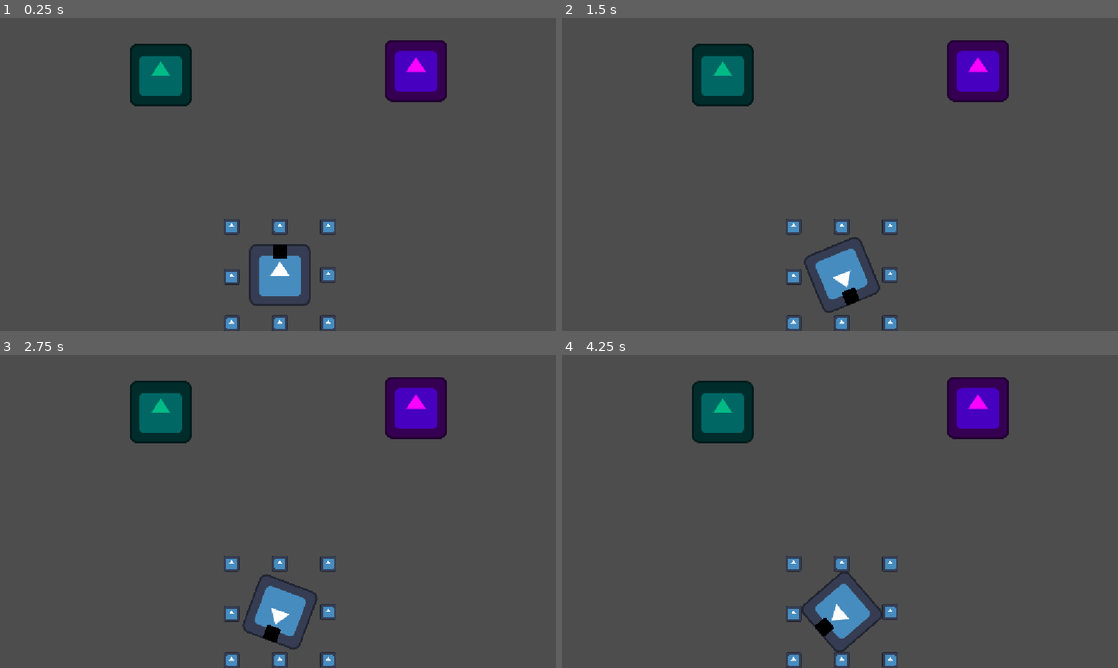
Above: before the commit, frames 1-4 (two rows, left to right).
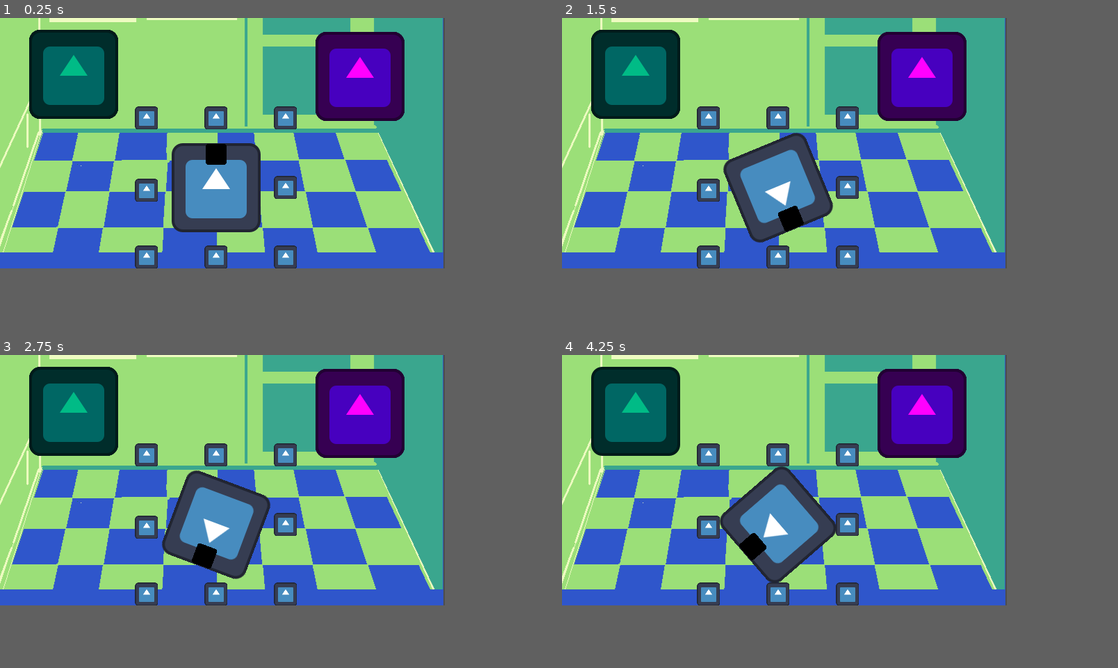
Above: after the commit, the same moments.

Repository: dephiloper/yeah-im-listening_ggj26
Game: Godot game, scene res://scenes/game.tscn
Same seed, same stepped clock (60 frames per second), same inputs: the game is played once before the commit and once after it. The engine's default icon, where the game draws it, is replaced by a stand-in: a white triangle on a blue panel in a dark square.
Inputs:
- Up to frame 1 (0.25 s): no input
- Up to frame 2 (1.5 s): tap Enter at 0.5 s; hold D (knob_01_right) 0.53-1.28 s; tap Space at 0.77 s; hold A (knob_01_left) from 1.28 s (still down)
- Up to frame 3 (2.75 s): tap Space at 1.52 s; release A (knob_01_left) at 2.03 s; hold D (knob_01_right) from 2.03 s (still down)
- Up to frame 4 (4.25 s): tap Space at 3.02, 3.77 s; release D (knob_01_right) at 3.53 s; hold A (knob_01_left) from 3.53 s (still down)
The window is 800x450 before the commit and 640x360 after it. Grey fills any space a smaller window leaves; there, only what the larger window draws over its background counts as a difference.

The runs differ from the first frame. In frame 1, 62% of the frame differs, in the area x 0-81%, y 0-100%; in frame 2, 62%; in frame 3, 62%; in frame 4, 62%.

Commit message:
add background and scale game down

Diff:
--- a/project.godot
+++ b/project.godot
@@ -17,7 +17,12 @@
 
 [display]
 
-window/stretch/mode="canvas_items"
+window/size/viewport_width=640
+window/size/viewport_height=360
+window/stretch/mode="viewport"
+window/stretch/aspect="expand"
+window/stretch/scale=0.5
+window/stretch/scale_mode="integer"
 
 [input]
 
--- a/scenes/game.tscn
+++ b/scenes/game.tscn
@@ -1,6 +1,7 @@
 [gd_scene format=3 uid="uid://bqvy62e2koycj"]
 
 [ext_resource type="Script" uid="uid://dkixvfx3bhdnu" path="res://src/game.gd" id="1_uwrxv"]
+[ext_resource type="Texture2D" uid="uid://c8dnp1ltjfrxj" path="res://assets/sprites/bg.png" id="2_iywne"]
 [ext_resource type="Texture2D" uid="uid://oveupsvbkojy" path="res://assets/sprites/icon.svg" id="3_lbhrr"]
 [ext_resource type="PackedScene" uid="uid://cpdu6h6wg3ark" path="res://scenes/knob.tscn" id="3_lnu2h"]
 [ext_resource type="Script" uid="uid://dnmjy50tbkomp" path="res://src/visual_distraction.gd" id="4_iywne"]
@@ -8,22 +9,26 @@
 [node name="Game" type="Node2D" unique_id=543216258]
 script = ExtResource("1_uwrxv")
 
+[node name="Bg" type="Sprite2D" parent="." unique_id=1395502102]
+position = Vector2(318.11108, 180)
+texture = ExtResource("2_iywne")
+
 [node name="Knob" parent="." unique_id=1175242466 instance=ExtResource("3_lnu2h")]
 unique_name_in_owner = true
-position = Vector2(580, 532)
+position = Vector2(311, 244)
 
 [node name="Distractions" type="Node" parent="." unique_id=1291611955]
 
 [node name="VisualDistraction" type="Sprite2D" parent="Distractions" unique_id=1940495503]
 modulate = Color(1, 0, 1, 1)
-position = Vector2(862, 109)
+position = Vector2(518, 84)
 texture = ExtResource("3_lbhrr")
 script = ExtResource("4_iywne")
 max_value = 120
 
 [node name="VisualDistraction2" type="Sprite2D" parent="Distractions" unique_id=44159637]
 modulate = Color(2.0214916e-06, 0.7337821, 0.52568334, 1)
-position = Vector2(333, 118)
+position = Vector2(106, 81)
 texture = ExtResource("3_lbhrr")
 script = ExtResource("4_iywne")
 min_value = 250
Not shown, added: assets/sprites/bg.png.import
